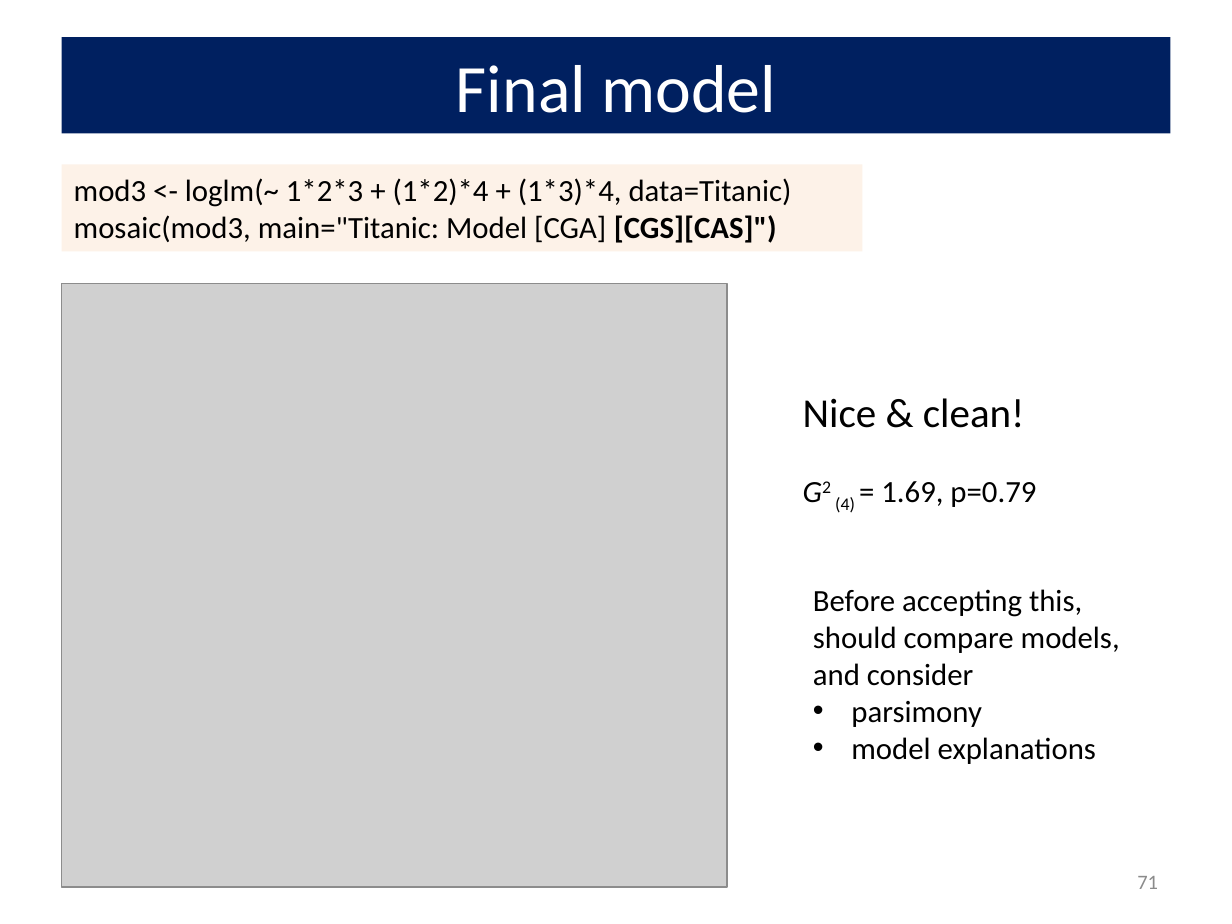
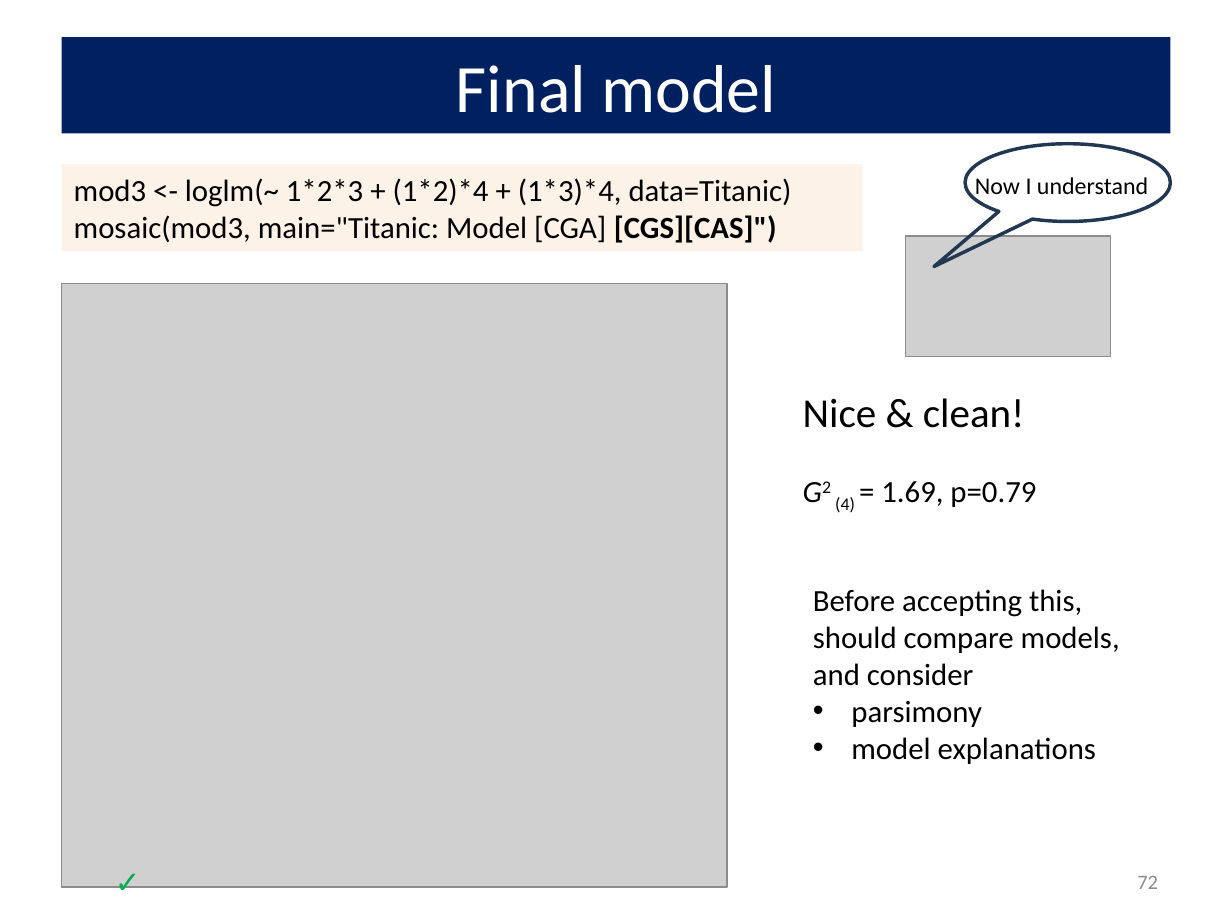
Before and after one commit to friendly/psy6136, a slide deck: slide 72 of docs/lectures/04-Loglin.pptx (slide 71 before the commit). Drawn at 1232x924 pixels with LibreOffice and Linux fonts; fonts in the diff are those of the drawing; grey boxes stand for pictures. Boxes give left, top, right and bottom in pixels: in the first picture for what was removed or moved away, otherwise in the second. Text is boxed around its words. In the diff, an @@ line names an element or a change of style, - is before the commit and + after.

```diff
--- a/docs/lectures/04-Loglin.pptx
+++ b/docs/lectures/04-Loglin.pptx
@@ speech bubble added at [965, 144, 1170, 222], outline #233953 2 pt @@
@@ text added at [975, 177, 1148, 200], 14 pt, text #000000 @@
+Now I understand
@@ picture added at [906, 237, 1111, 357] @@
@@ text added at [102, 856, 154, 906], 18 pt, text #00B050 @@
+✓
@@ page number at [1137, 876, 1158, 889]: text changed @@
-71
+72
```
Also in this commit, not shown: 25 other slides changed, 3 slides added, 15 other files.
